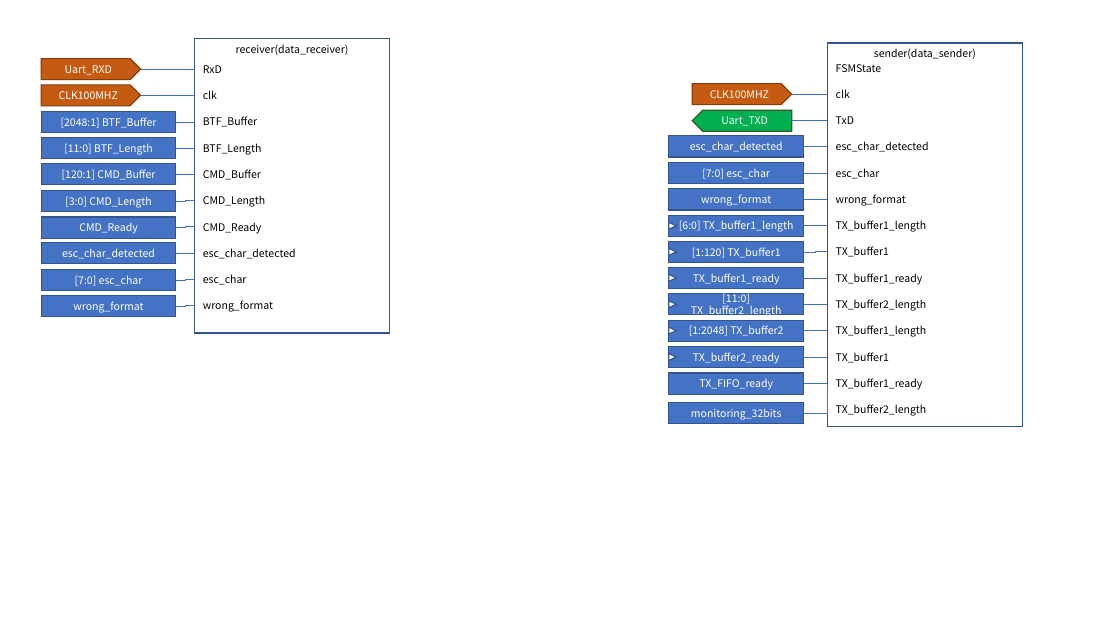
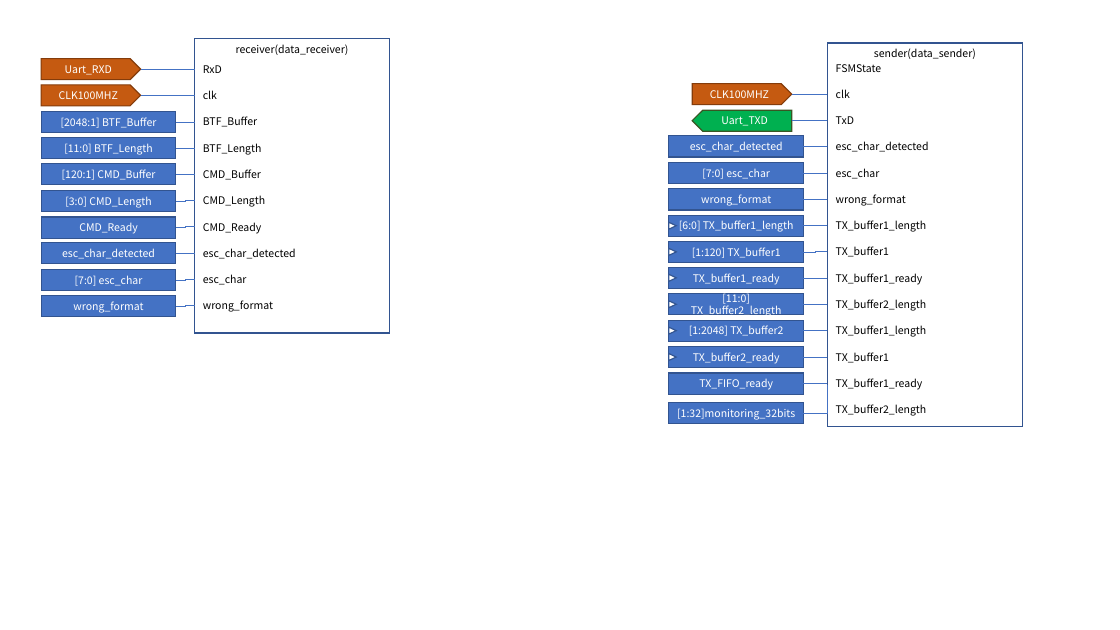
Before and after one commit to snu-quiqcl/AD9910, a slide deck: slide 4 of AD9912_MODULE.pptx. Drawn at 1120x630 pixels with LibreOffice and Linux fonts; fonts in the diff are those of the drawing. Boxes give left, top, right and bottom in pixels: in the first picture for what was removed or moved away, otherwise in the second. Text is boxed around its words. In the diff, an @@ line names an element or a change of style, - is before the commit and + after.

```diff
--- a/AD9912_MODULE.pptx
+++ b/AD9912_MODULE.pptx
@@ text in rectangle at bbox=[677, 408, 795, 420]: text changed @@
-monitoring_32bits
+[1:32]monitoring_32bits
```
Also in this commit, not shown: 2 other slides changed, 6 slides added, 1 slide removed.
